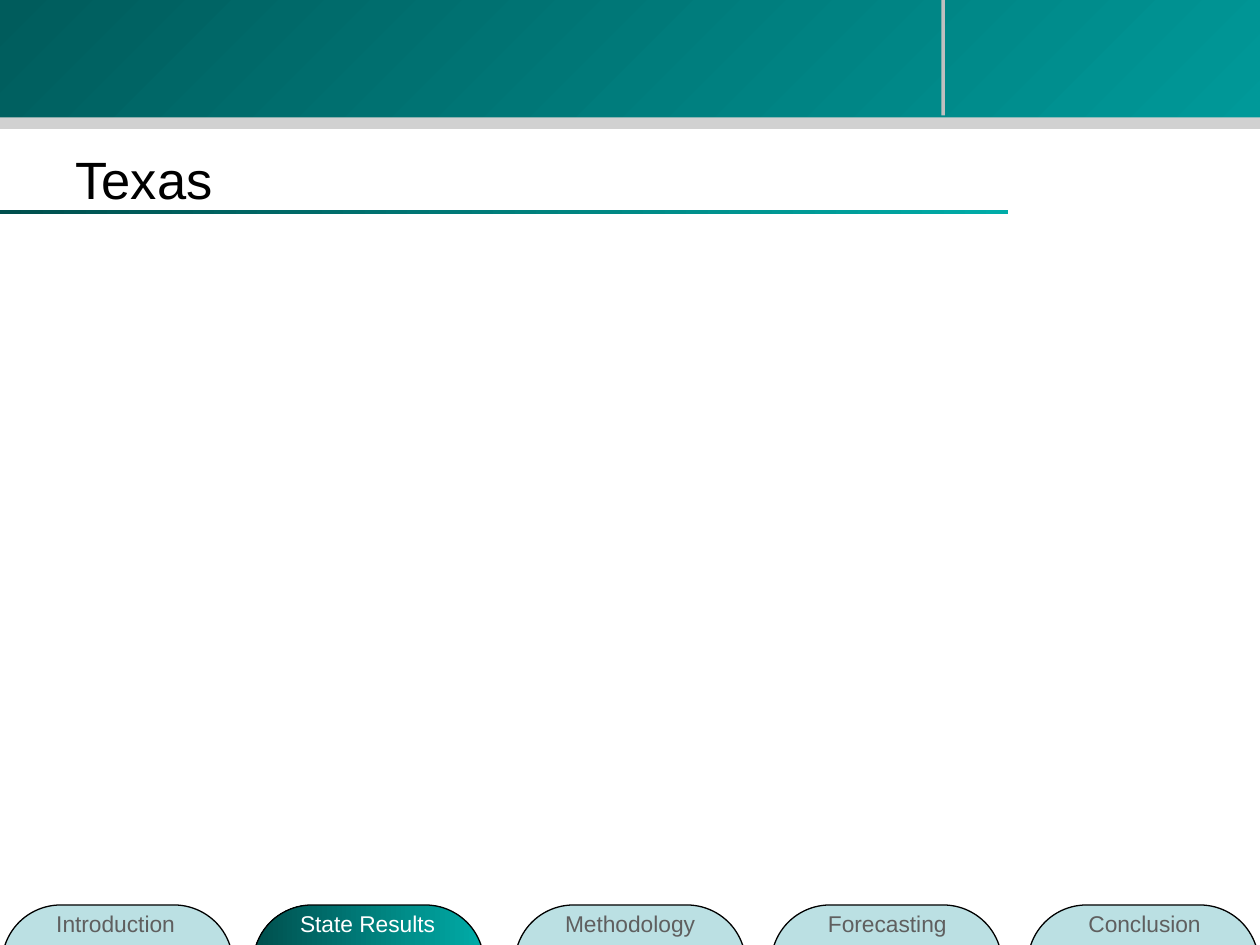
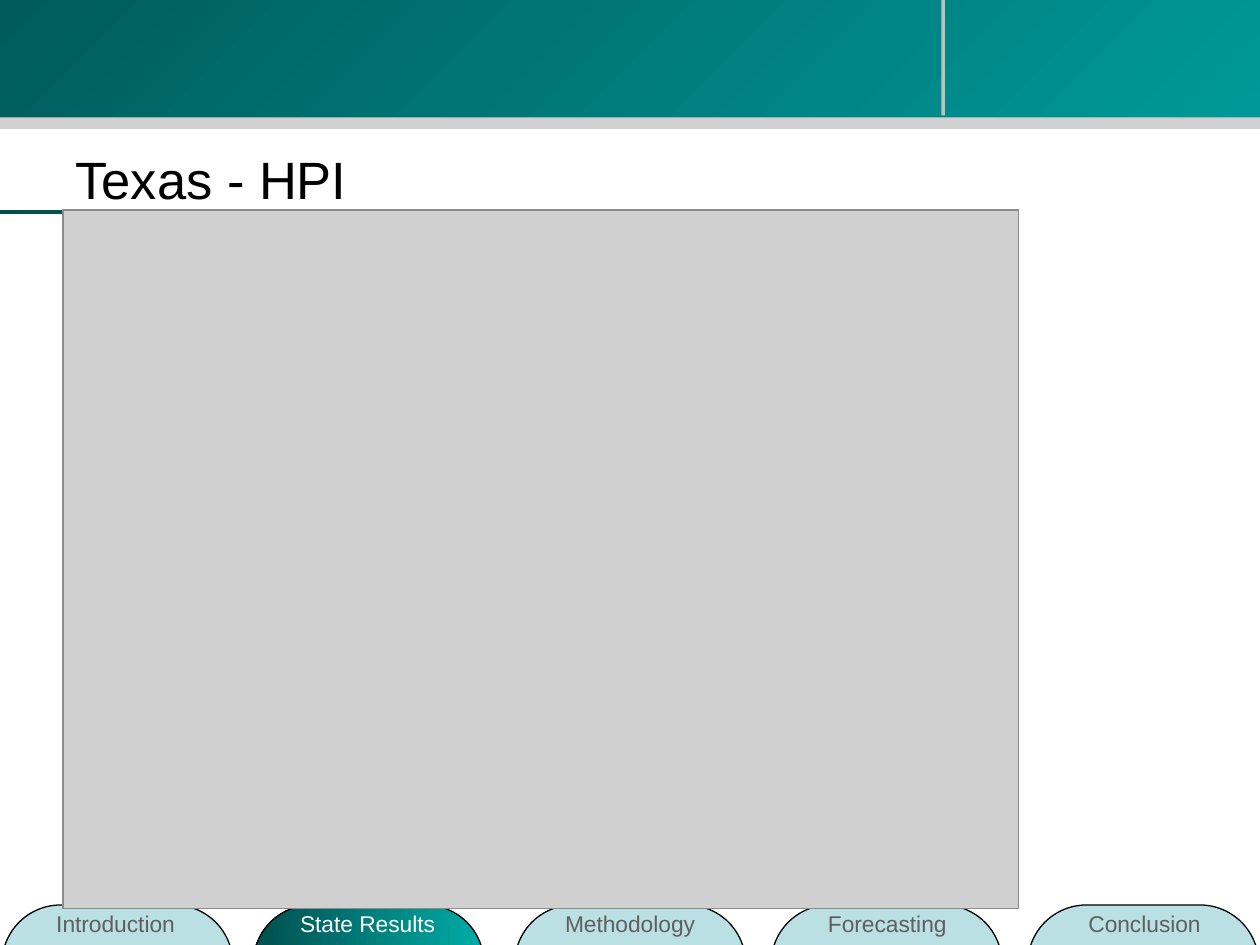
Before and after one commit to zhouzhenghui/svnrepository, a slide deck: slide 21 of SVNRepository/Presentation/M.Eng Final Presentation-take2.ppt (slide 19 before the commit). Drawn at 1260x945 pixels with LibreOffice and Linux fonts; fonts in the diff are those of the drawing; grey boxes stand for pictures; background and template pictures are left out. Boxes give left, top, right and bottom in pixels: in the first picture for what was removed or moved away, otherwise in the second. Text is boxed around its words. In the diff, an @@ line names an element or a change of style, - is before the commit and + after.

```diff
--- a/SVNRepository/Presentation/M.Eng Final Presentation-take2.ppt
+++ b/SVNRepository/Presentation/M.Eng Final Presentation-take2.ppt
@@ title at (x1=75, y1=163, x2=346, y2=210): text changed @@
-Texas
+Texas - HPI
@@ picture added at (x1=63, y1=210, x2=1018, y2=910) @@
```
Also in this commit, not shown: 2 slides added.
